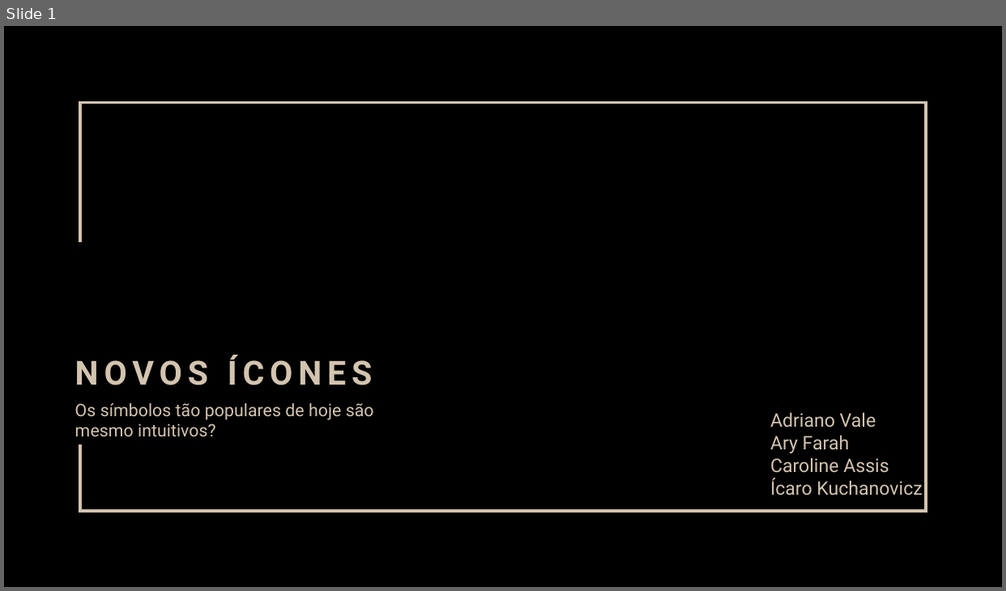
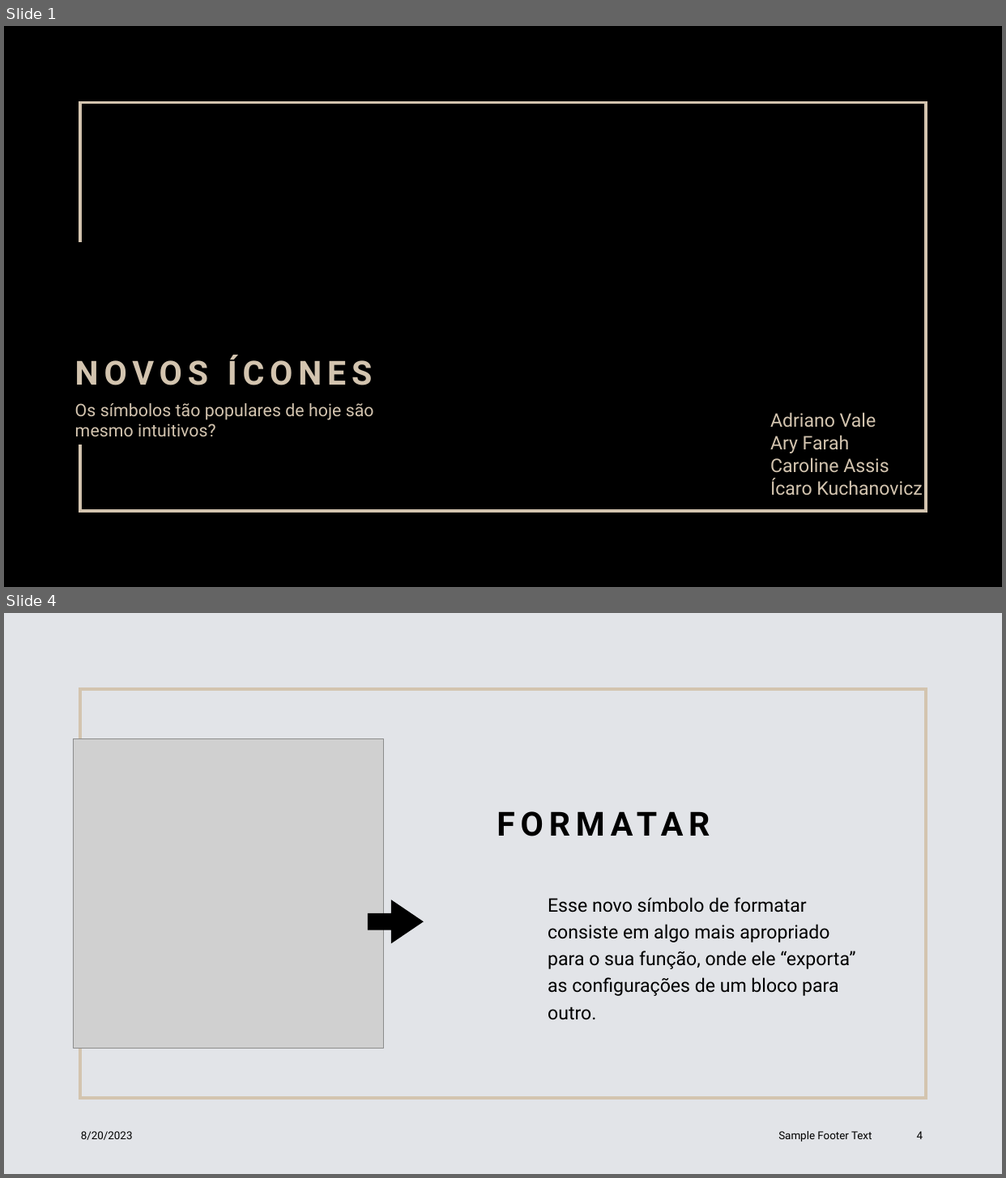
Before and after one commit to aryfarahs/PUCPR, a slide deck: 2º Período/IHC/Novos Ícones -.pptx. Shown one above the other, each under a label of ours: slide 1 before the commit, slides 1 and 4 after it; the slides between them are not shown. The pictures are 1006x591 and 1006x1178 pixels, drawn with LibreOffice and Linux fonts; fonts in the diff are those of the drawing; grey boxes stand for pictures; background and template pictures are left out; a plain dark background stands for a picture behind light text. Boxes give left, top, right and bottom in pixels: in the first picture for what was removed or moved away, otherwise in the second. Text is boxed around its words. In the diff, an @@ line names an element or a change of style, - is before the commit and + after.

```diff
--- a/2º Período/IHC/Novos Ícones -.pptx
+++ b/2º Período/IHC/Novos Ícones -.pptx
@@ slide 4 added at (x1=4, y1=613, x2=1002, y2=1174), background #E2E4E8 @@
@@ rectangle added at (x1=80, y1=689, x2=926, y2=1098), outline #D3C4AF 3 pt @@
@@ picture added at (x1=74, y1=739, x2=384, y2=1049) @@
@@ title added at (x1=489, y1=744, x2=859, y2=894), 32 pt, text #000000, bold @@
+FORMATAR
@@ right arrow added at (x1=368, y1=901, x2=423, y2=943), fill #000000, outline #000000 1 pt @@
@@ subtitle added at (x1=548, y1=897, x2=855, y2=1020), 18 pt, text #000000 @@
+Esse novo símbolo de formatar consiste em algo mais apropriado para o sua função, onde ele “exporta” as configurações de um bloco para outro.
@@ text added at (x1=81, y1=1131, x2=133, y2=1140), 10.5 pt, text #000000 @@
+8/20/2023
@@ text added at (x1=778, y1=1131, x2=872, y2=1142), 10.5 pt, text #000000 @@
+Sample Footer Text
@@ page number added at (x1=917, y1=1131, x2=923, y2=1139), 10.5 pt, text #000000 @@
+4
```
Also in this commit, not shown: 1 slide changed, 1 other slide added.
